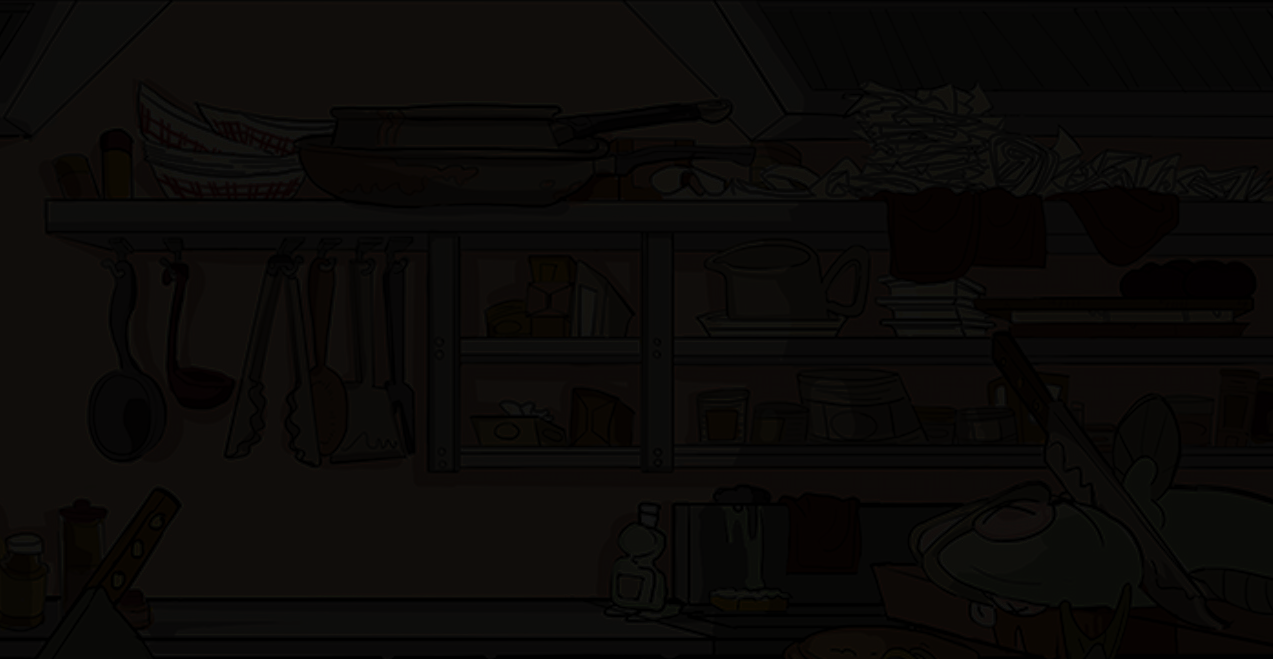
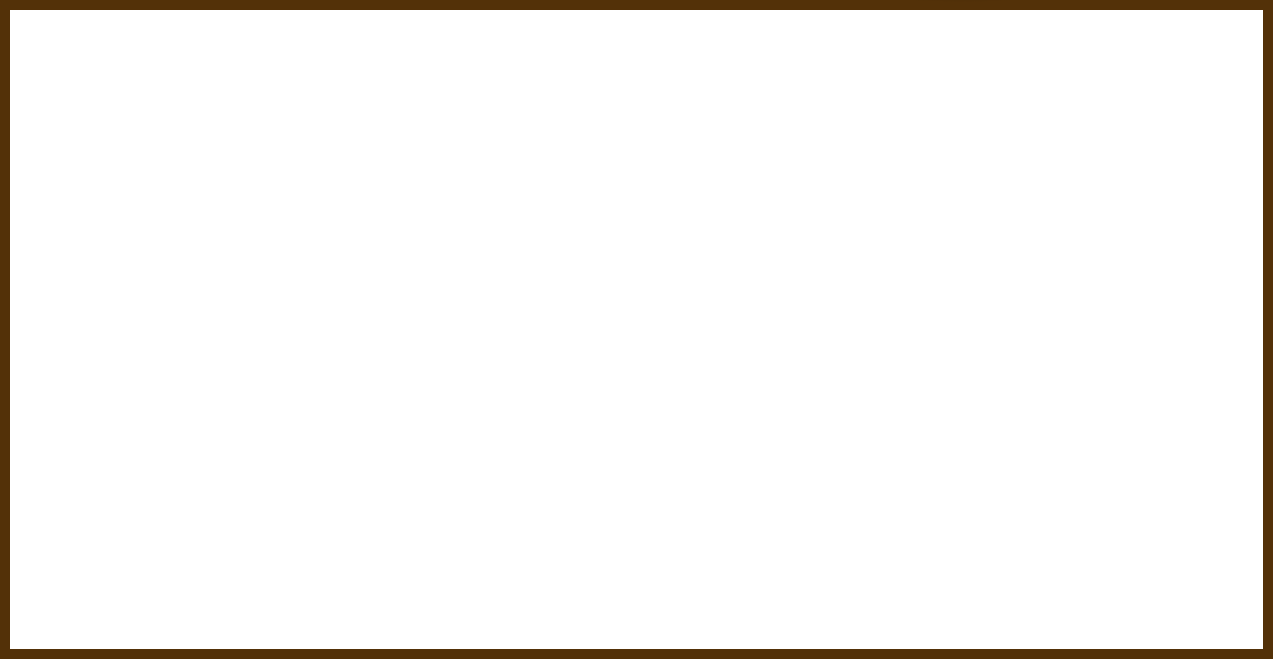
Layers edited between the first and the second 1273 × 659 image:
painted on "Exposure 1", unmasked it over [left=0, top=0, right=1273, bottom=659]
removed layer "Layer 0" over [left=0, top=0, right=1273, bottom=659]
